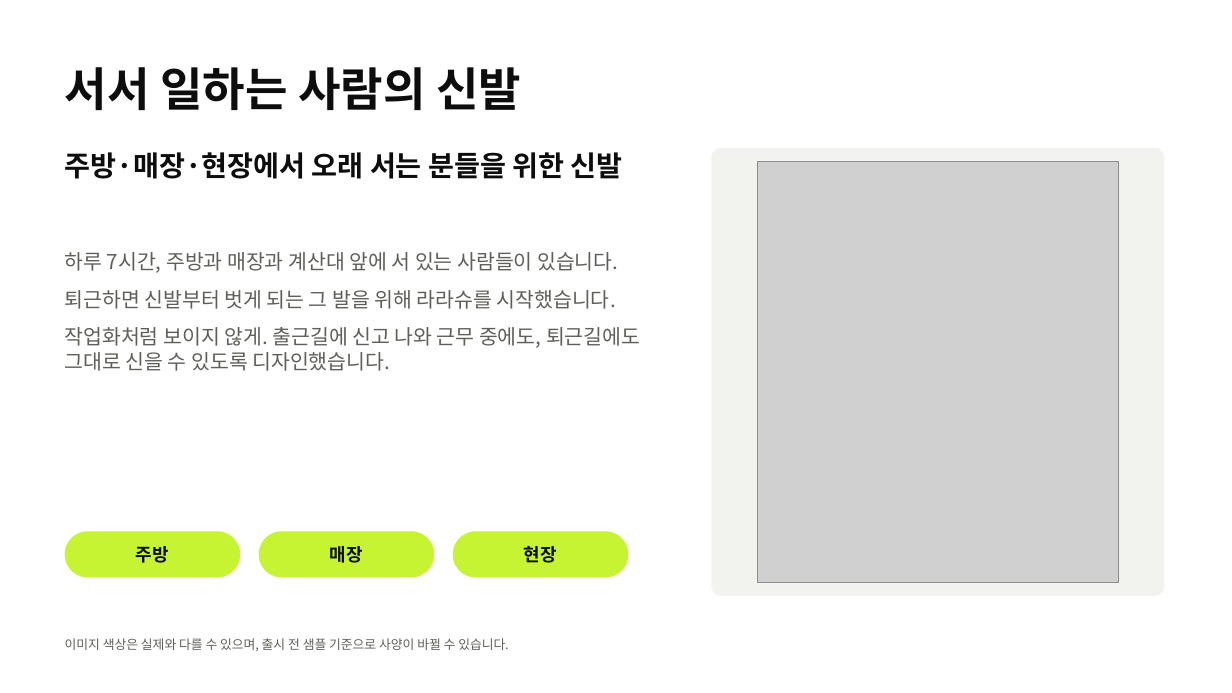
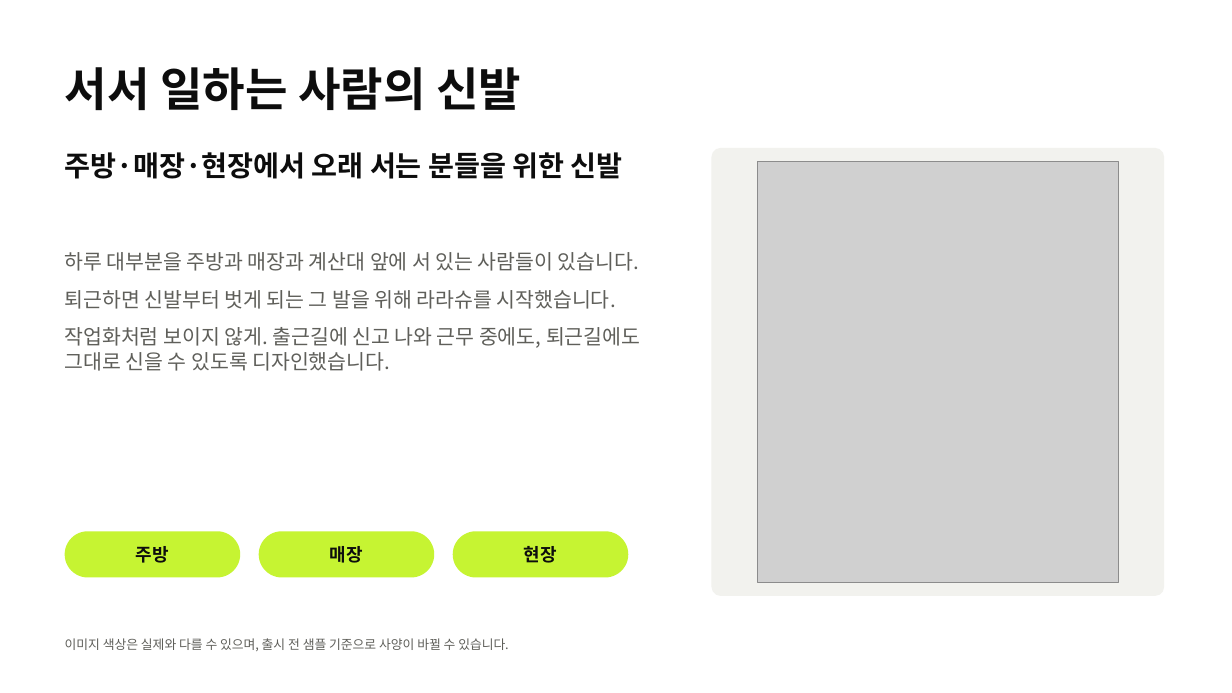
Before and after one commit to ydcompany89/harness-system, a slide deck: slide 2 of launch/rs/design/walking-deck/rs-walking-deck.pptx. Drawn at 1232x693 pixels with LibreOffice and Linux fonts; fonts in the diff are those of the drawing; grey boxes stand for pictures; background and template pictures are left out. Boxes give left, top, right and bottom in pixels: in the first picture for what was removed or moved away, otherwise in the second. Text is boxed around its words. In the diff, an @@ line names an element or a change of style, - is before the commit and + after.

```diff
--- a/launch/rs/design/walking-deck/rs-walking-deck.pptx
+++ b/launch/rs/design/walking-deck/rs-walking-deck.pptx
@@ text at (x1=65, y1=252, x2=639, y2=271): text changed @@
-하루 7시간, 주방과 매장과 계산대 앞에 서 있는 사람들이 있습니다.
+하루 대부분을 주방과 매장과 계산대 앞에 서 있는 사람들이 있습니다.
```
Also in this commit, not shown: 4 other slides changed, 2 other files.
